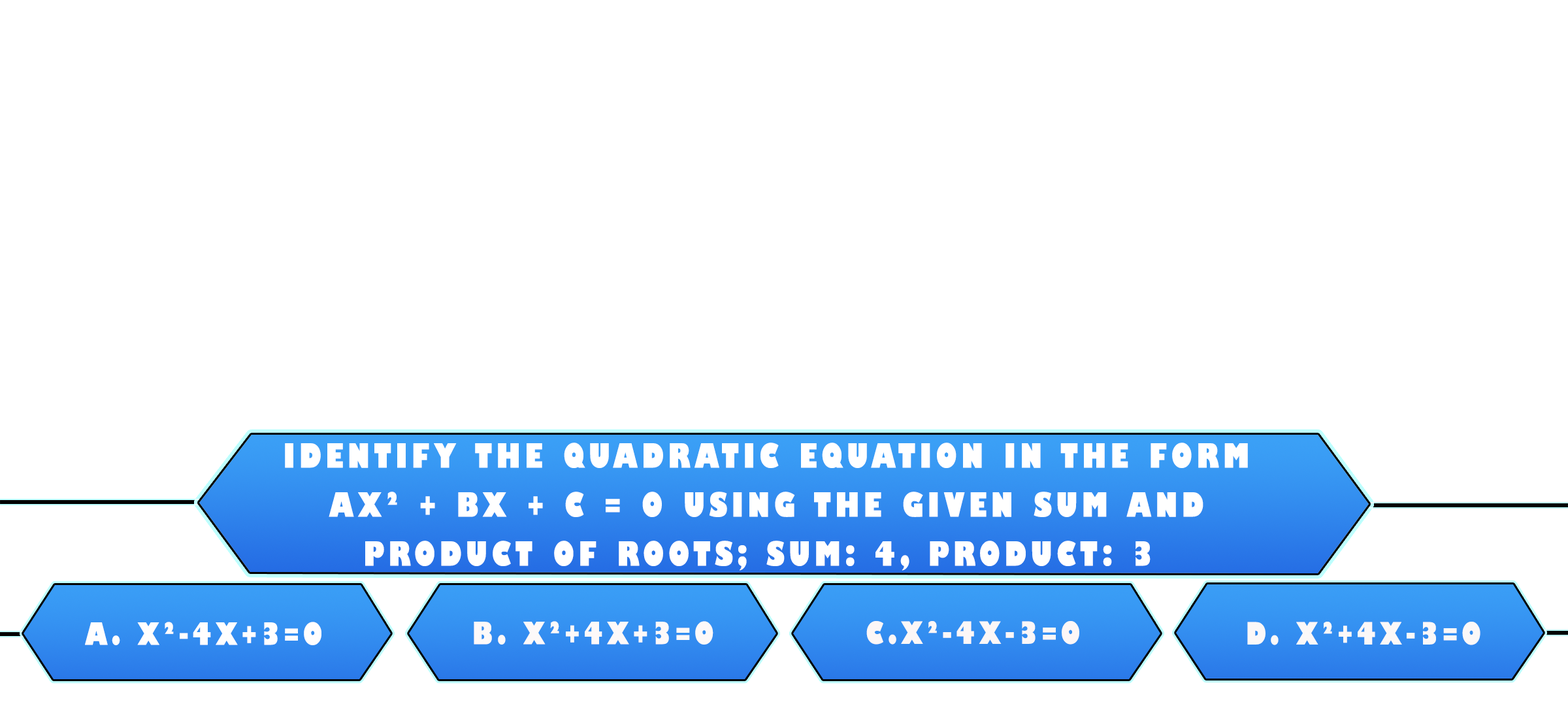
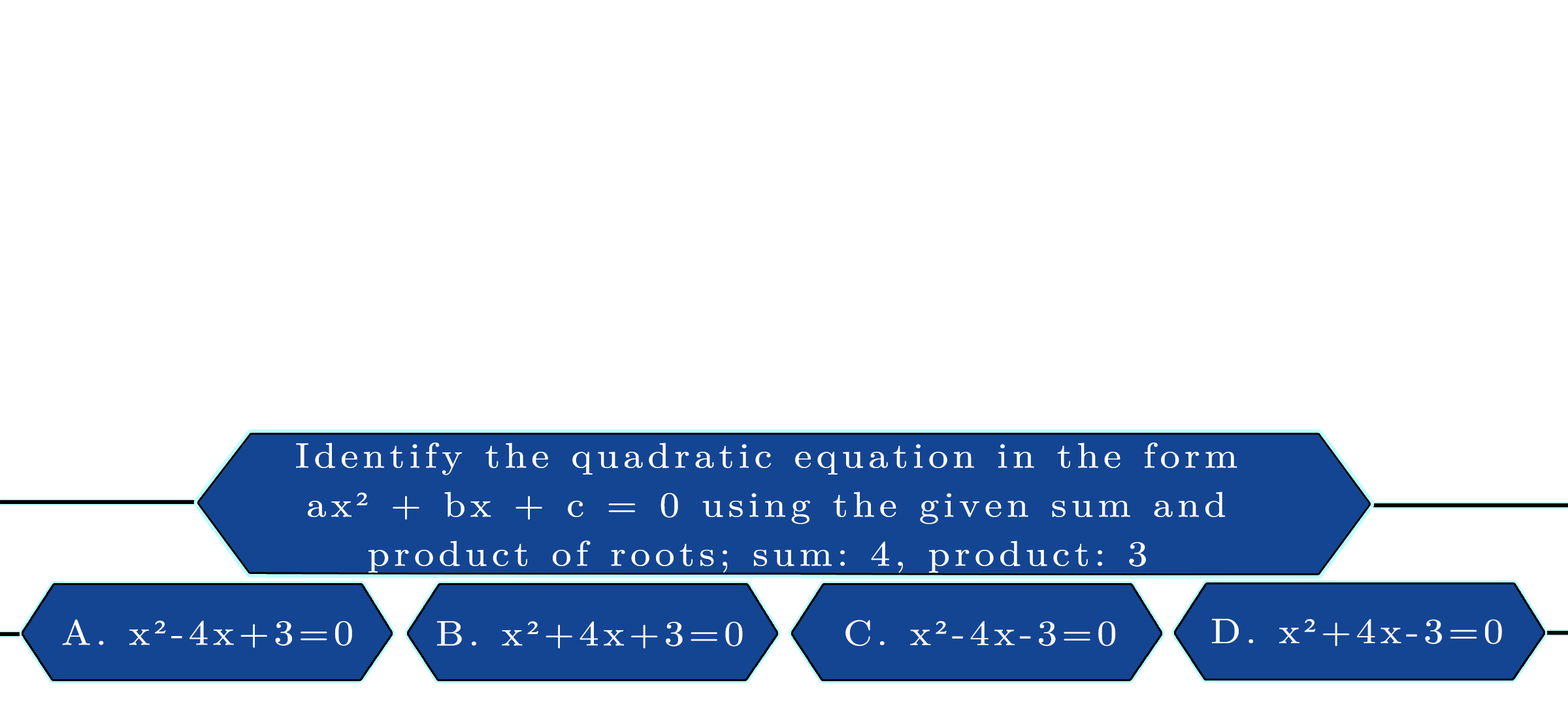
Layered file, before and after one edit (1568×706). Changes by layer:
painted on "Identify the quadratic equation in the form ax² + bx + c = 0 us" over [284, 442, 1248, 573]
painted on "Layer 7" over [199, 434, 1369, 573]
painted on "d. x²+4x-3=0" over [1211, 618, 1503, 647]
painted on "Layer 9" over [1176, 584, 1544, 679]
renamed "c.x²-4x-3=0" to "c. x²-4x-3=0", painted on it over [845, 619, 1116, 647]
painted on "Layer 9 copy" over [793, 584, 1161, 679]
painted on "b. x²+4x+3=0" over [437, 620, 743, 649]
painted on "Layer 9 copy 2" over [408, 584, 777, 679]
painted on "a. x²-4x+3=0" over [62, 618, 353, 648]
painted on "Layer 9 copy 3" over [23, 584, 391, 679]
